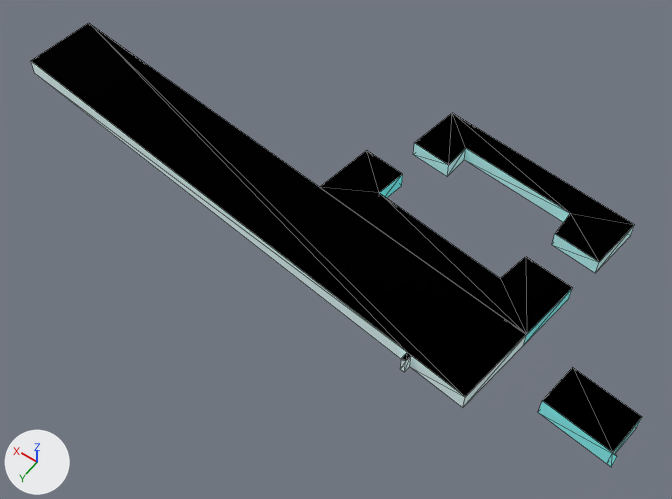
What one commit did to the glTF model web/public/assets/cities/losangeles/tiles/6_-8.far.glb.
Camera for both pictures: a camera (50 mm lens) standing at (1514.0, -1559.0, 392.0) and looking at (1702.0, -1823.0, -23.0). The lights are fixed; the arrows at lower left show +X, +Y and +Z. The first picture is the older version. Mesh edges are drawn as thin lines. Where no turn or scale is listed for an object, it has been applied to the vertices. Vertices at exactly the same position are counted once.

The first picture shows '6_-8_far'.
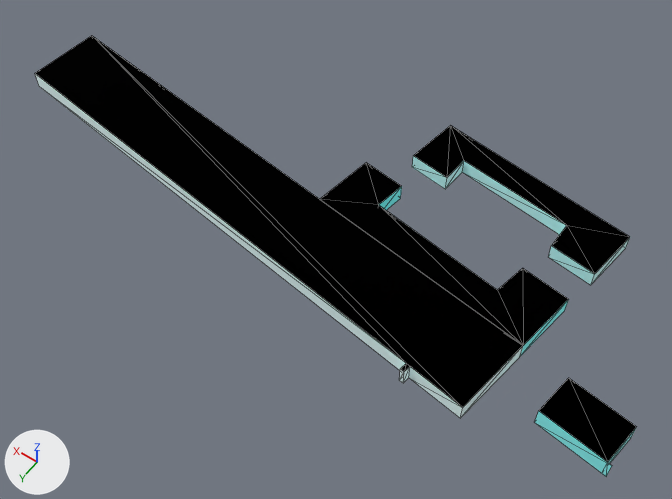
What the commit changed:
me_6__8_far is used by ob_6__8_far; location (1721.6, -1845.6, 5.6).
Verts and faces of me_6__8_far; kept vertices keep their numbers, new ones are numbered from 57.
Before the commit, vertices of me_6__8_far: 30 (-140.0, 32.0, -6.0) at pixel (523, 345), 42 (-2.0, 14.0, -6.0), 44 (-140.0, 32.0, 4.0) at pixel (526, 334), 45 (-146.0, -6.0, -6.0) at pixel (568, 298), 46 (-146.0, -6.0, 4.0) at pixel (572, 287).
me_6__8_far had 57 vertices, 79 faces and spanned x -204.0..204.0, y -79.0..79.0, z -6.0..6.0.
me_6__8_far now has 58 vertices, 79 faces and spans x -204.0..204.0, y -79.0..79.0, z -6.0..6.0.
Part 1, on me_6__8_far:
Faces deleted: (30, 44, 42), (30, 45, 46), (30, 46, 44).
New vertex 57 is at (-140.0, 32.0, -6.0), pixel (519, 356).
New faces: (42, 57, 44), (45, 46, 57), (44, 57, 46) (mat_facade).
Object '6_-8_far' (ob_6__8_far) moves from (1721.6, -1845.6, 5.6) to (1721.6, -1845.6, -4.6).

Changed parts and their boxes (x1, y1, x2, y2) in the pictures (672 x 499 px; the box of a moved part takes in the faces that stretch with it):
'6_-8_far', reshaped, moved: before (31, 23, 642, 467); after (35, 36, 637, 476)
part 1 of me_6__8_far, moved or reshaped: before (524, 289, 572, 344); after (520, 299, 569, 356)
